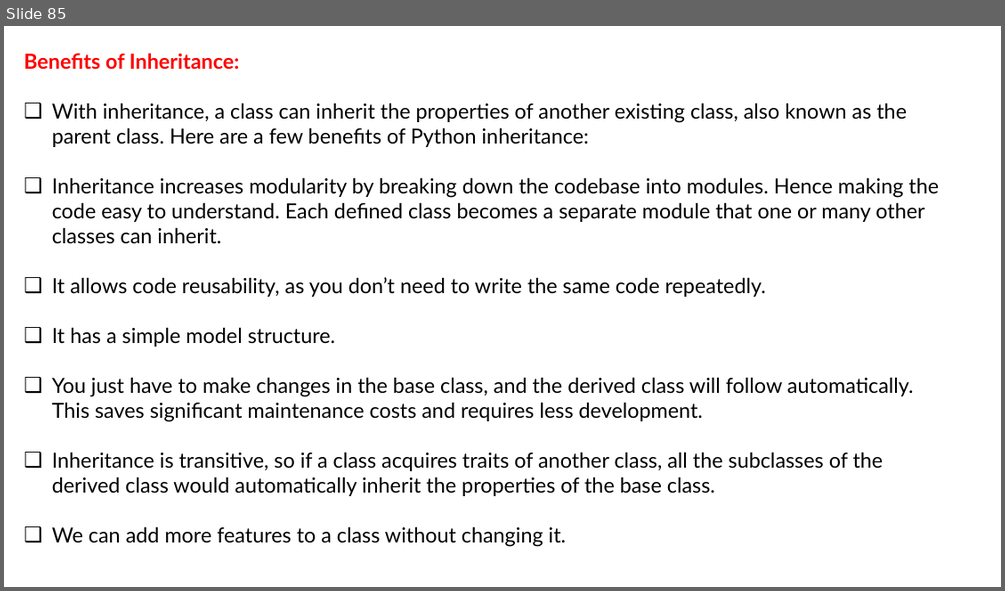
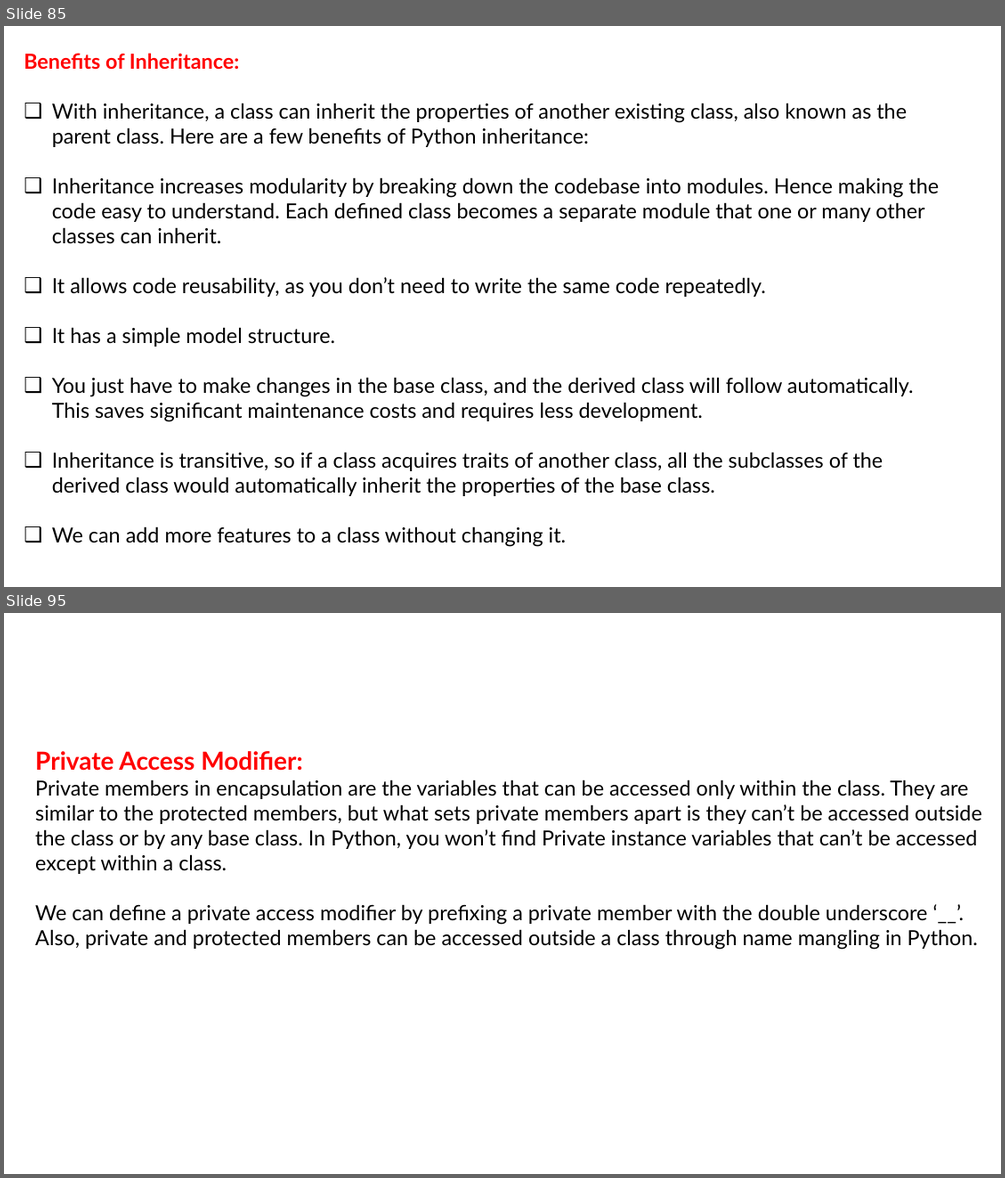
Before and after one commit to LokeshBachu/Python, a slide deck: PythonOOPS.pptx. Shown one above the other, each under a label of ours: slide 85 before the commit, slides 85 and 95 after it; the slides between them are not shown. The pictures are 1005x591 and 1005x1178 pixels, drawn with LibreOffice and Linux fonts; fonts in the diff are those of the drawing. Boxes give left, top, right and bottom in pixels: in the first picture for what was removed or moved away, otherwise in the second. Text is boxed around its words. In the diff, an @@ line names an element or a change of style, - is before the commit and + after.

```diff
--- a/PythonOOPS.pptx
+++ b/PythonOOPS.pptx
@@ slide 95 added at [4,613,1001,1174], background #FFFFFF @@
@@ text added at [35,751,982,949], 20 pt, text #000000 @@
+Private Access Modifier:
+Private members in encapsulation are the variables that can be accessed only within the class. They are similar to the protected members, but what sets private members apart is they can’t be accessed outside the class or by any base class. In Python, you won’t find Private instance variables that can’t be accessed except within a class.
+We can define a private access modifier by prefixing a private member with the double underscore ‘__’.
+Also, private and protected members can be accessed outside a class through name mangling in Python.
```
Also in this commit, not shown: 1 slide changed, 164 other slides added.
